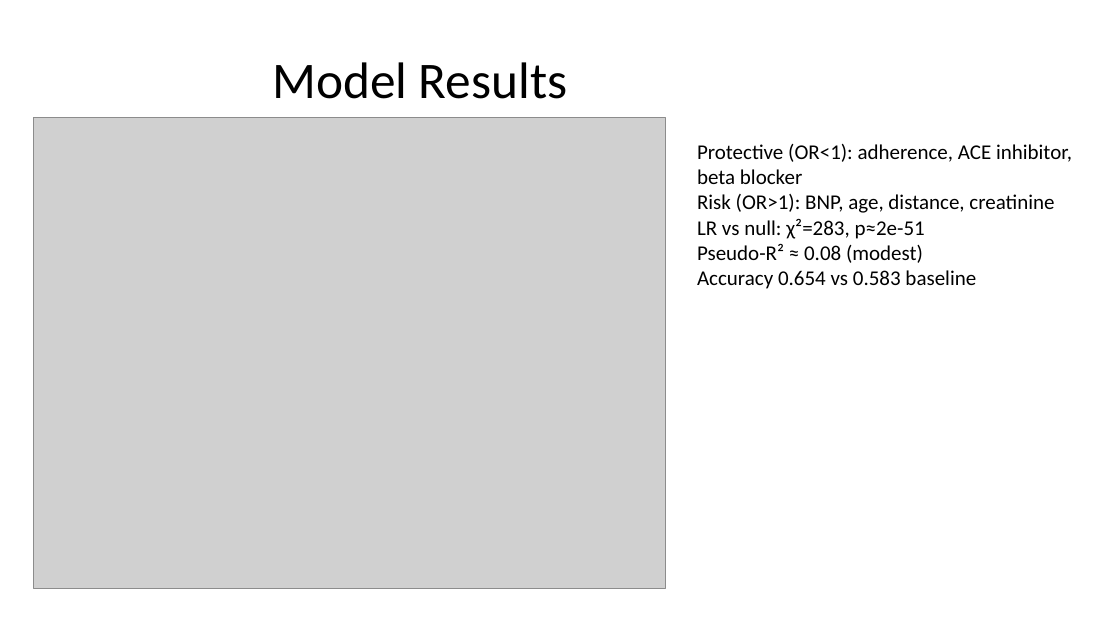
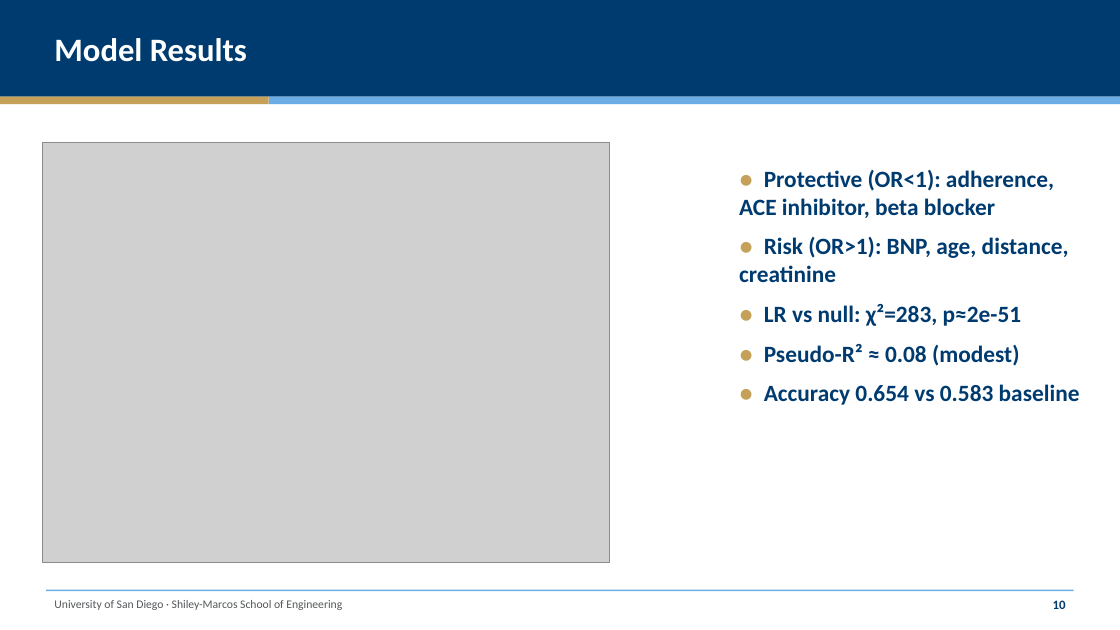
Before and after one commit to gunaphysics/AAI-500-Final-Project, a slide deck: slide 11 of reports/slides.pptx. Drawn at 1120x630 pixels with LibreOffice and Linux fonts; fonts in the diff are those of the drawing; grey boxes stand for pictures. Boxes give left, top, right and bottom in pixels: in the first picture for what was removed or moved away, otherwise in the second. Text is boxed around its words. In the diff, an @@ line names an element or a change of style, - is before the commit and + after.

```diff
--- a/reports/slides.pptx
+++ b/reports/slides.pptx
@@ rectangle added at bbox=[0, 0, 1120, 97], fill #003B70 @@
@@ text "Model Results": place and size @@
-text "Model Results" at bbox=[272, 62, 567, 99]
+text "Model Results" at bbox=[54, 38, 247, 62]
@@ text "Model Results" at bbox=[54, 38, 247, 62]: size 44 to 28 pt, text colour #000000 to #FFFFFF, bold on; alignment centre to left @@
@@ rectangle added at bbox=[0, 97, 269, 104], fill #C5A059 @@
@@ rectangle added at bbox=[269, 97, 1120, 104], fill #6CACE4 @@
@@ picture: place and size @@
-picture at bbox=[34, 118, 665, 588]
+picture at bbox=[42, 143, 609, 563]
@@ text at bbox=[739, 170, 1080, 405]: text changed; size 18 to 20 pt; text colour #000000 to #003B70; bold on @@
-Protective (OR<1): adherence, ACE inhibitor, beta blocker
-Risk (OR>1): BNP, age, distance, creatinine
-LR vs null: χ²=283, p≈2e-51
-Pseudo-R² ≈ 0.08 (modest)
-Accuracy 0.654 vs 0.583 baseline
+● Protective (OR<1): adherence, ACE inhibitor, beta blocker
+● Risk (OR>1): BNP, age, distance, creatinine
+● LR vs null: χ²=283, p≈2e-51
+● Pseudo-R² ≈ 0.08 (modest)
+● Accuracy 0.654 vs 0.583 baseline
@@ rectangle added at bbox=[46, 590, 1074, 592], fill #6CACE4 @@
@@ text added at bbox=[54, 600, 342, 610], 10 pt, text #54585A @@
+University of San Diego · Shiley-Marcos School of Engineering
@@ text added at bbox=[1053, 600, 1066, 609], 11 pt, text #003B70, bold @@
+10
```
Also in this commit, not shown: 13 other slides changed, 2 other files.
